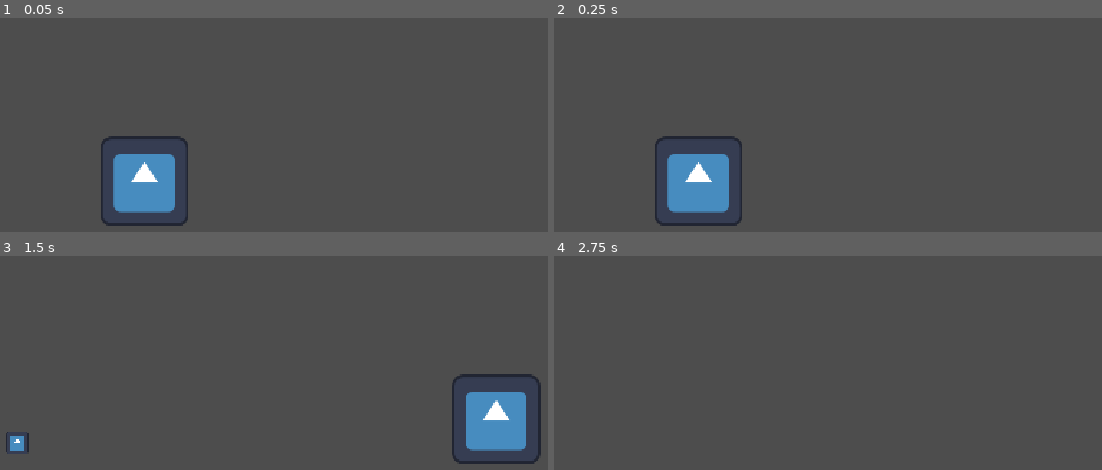
Above: before the commit, frames 1-4 (two rows, left to right).
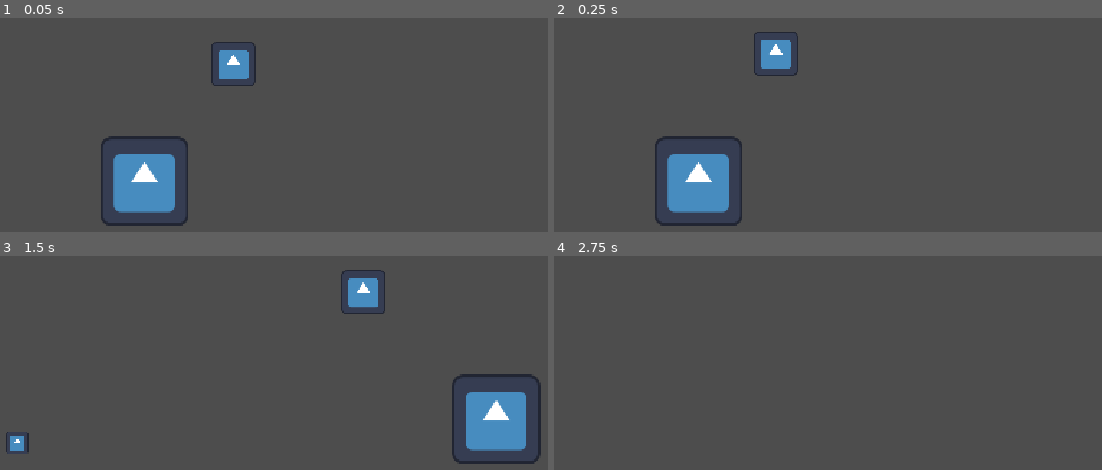
Above: after the commit, the same moments.

Repository: Cyclic612/wheel-spider-game2
Game: Godot game, scene res://game.tscn
Same seed, same stepped clock (60 frames per second), same inputs: the game is played once before the commit and once after it. The engine's default icon, where the game draws it, is replaced by a stand-in: a white triangle on a blue panel in a dark square.
Inputs (mouse positions are in pixels of both pictures, inside the frame that each line leads up to):
- Up to frame 1 (0.05 s): no input
- Up to frame 2 (0.25 s): no input
- Up to frame 3 (1.5 s): tap Enter (ui_accept) at 0.5, 0.77 s; move the mouse to (323, 369) at 0.52 s; hold D (move_right) from 0.53 s (still down); tap Q (dash) at 0.6 s; move the mouse to (outside the picture) at 1.27 s; click (outside the picture) at 1.35 s
- Up to frame 4 (2.75 s): tap Enter (ui_accept) at 1.52 s; move the mouse to (784, 292) at 2.02 s; release D (move_right) at 2.03 s; hold A (move_left) from 2.03 s (still down); tap Q (dash) at 2.1 s

The runs differ from the first frame. In frame 1, 0.9% of the frame differs, in the area x 38-47%, y 11-32%; in frame 2, 0.9%; in frame 3, 0.9%; in frame 4, nothing differs.

Commit message:
did more stuff
tried adding aseprite file but aseprite wizard isn't added to this version yet so it doesn't show up in the filesystem dock

Diff:
--- a/character_body_2d.tscn
+++ b/character_body_2d.tscn
@@ -5,7 +5,7 @@
 [ext_resource type="Script" uid="uid://bau2vm6qxig8s" path="res://orb_shooter.gd" id="3_ghijl"]
 
 [sub_resource type="CircleShape2D" id="CircleShape2D_g4v7s"]
-radius = 94.19129
+radius = 53.75872
 
 [node name="player" type="CharacterBody2D" unique_id=973412525]
 position = Vector2(-21, -19)
--- /dev/null
+++ b/enemy.gd
@@ -0,0 +1,16 @@
+extends CharacterBody2D
+class_name Enemy
+
+const SPEED = 300.0
+const ACCELERATION = 0.05
+@export var player : Node2D
+
+
+func _physics_process(delta: float) -> void:
+	var direction = global_position.direction_to(player.global_position)
+	var top_speed = direction * SPEED
+
+	velocity = velocity.lerp(top_speed, ACCELERATION)
+
+
+	move_and_slide()
--- /dev/null
+++ b/enemy.tscn
@@ -0,0 +1,20 @@
+[gd_scene format=3 uid="uid://drmlrjanfskgq"]
+
+[ext_resource type="Script" uid="uid://b02tpk7ct36ea" path="res://enemy.gd" id="1_4gyqm"]
+[ext_resource type="Texture2D" uid="uid://4umnieky7slk" path="res://icon.svg" id="1_7k104"]
+
+[sub_resource type="RectangleShape2D" id="RectangleShape2D_g4v7s"]
+size = Vector2(63, 64)
+
+[node name="enemy" type="CharacterBody2D" unique_id=25562165]
+script = ExtResource("1_4gyqm")
+metadata/_edit_group_ = true
+
+[node name="Sprite2D" type="Sprite2D" parent="." unique_id=877121109]
+position = Vector2(700, 197)
+scale = Vector2(0.5, 0.5)
+texture = ExtResource("1_7k104")
+
+[node name="CollisionShape2D" type="CollisionShape2D" parent="." unique_id=978587195]
+position = Vector2(699.5, 197)
+shape = SubResource("RectangleShape2D_g4v7s")
--- a/game.tscn
+++ b/game.tscn
@@ -1,7 +1,11 @@
 [gd_scene format=3 uid="uid://c7gw6l7b5jdvu"]
 
 [ext_resource type="PackedScene" uid="uid://dyd0e7geaqfq0" path="res://character_body_2d.tscn" id="1_80nbo"]
+[ext_resource type="PackedScene" uid="uid://drmlrjanfskgq" path="res://enemy.tscn" id="2_e2o6t"]
 
 [node name="game" type="Node2D" unique_id=1258414825]
 
 [node name="player" parent="." unique_id=973412525 instance=ExtResource("1_80nbo")]
+
+[node name="enemy" parent="." unique_id=25562165 node_paths=PackedStringArray("player") instance=ExtResource("2_e2o6t")]
+player = NodePath("../player")
Binary file added: Business Spider.aseprite
Not shown, added: enemy.gd.uid
